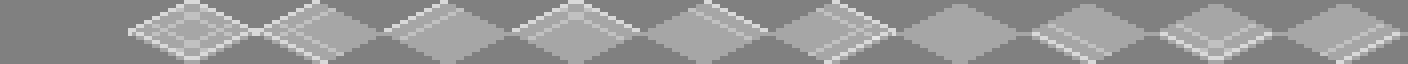
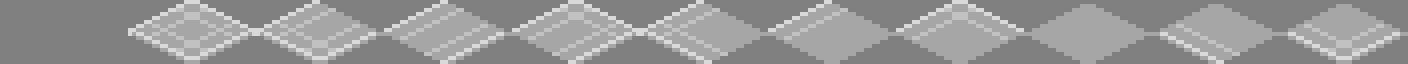
The second 1408×64 image is a revision of the first. Changes to its layers:
painted on "3*3 拷贝" over [304, 0, 1360, 64]
added layer "1*3 拷贝" in group "select_tile" over [304, 24, 640, 64]
